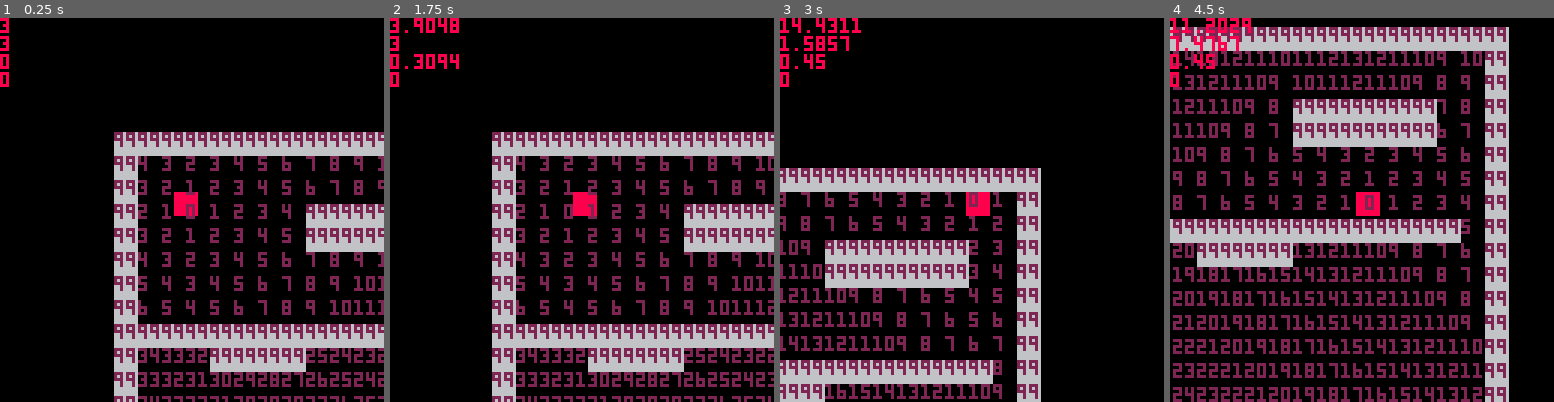
Above: before the commit, frames 1-4 (left to right).
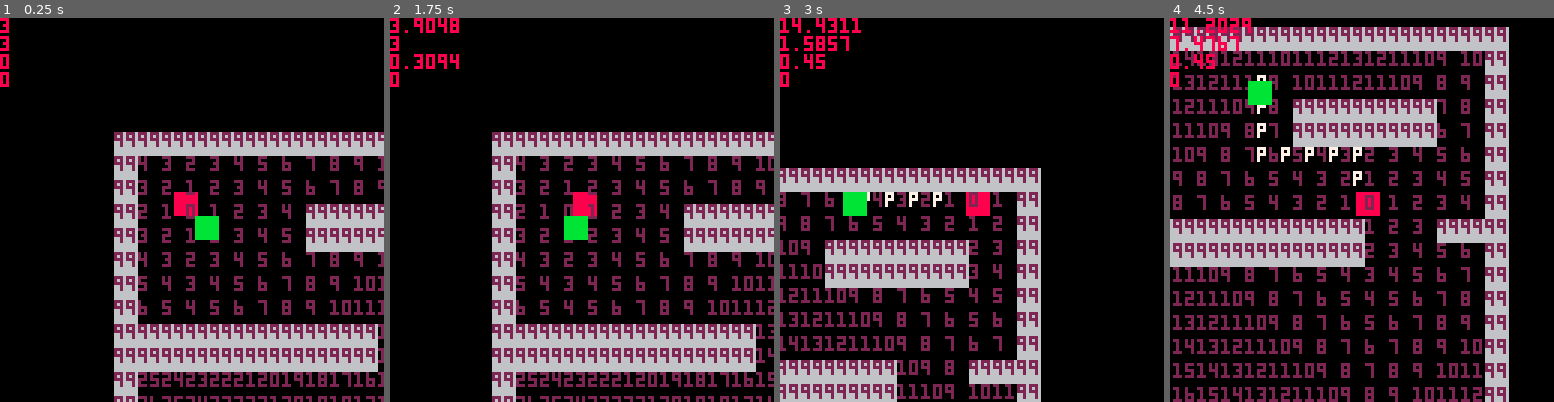
Above: after the commit, the same moments.

Repository: TripleADC/ZombiePico8
Game: PICO-8 cartridge zom8.p8
Two runs of this game, one before a commit and one after it. Both use one fixed random seed, a clock stepped at 60 frames per second and the inputs below.
Inputs:
- Up to frame 1 (0.25 s): no input
- Up to frame 2 (1.75 s): hold Right from 1.6 s (still down)
- Up to frame 3 (3 s): release Right at 2.1 s; hold Up 2.15-2.42 s; hold Right from 2.47 s (still down)
- Up to frame 4 (4.5 s): release Right at 3.03 s; hold Left 3.08-3.58 s; hold Down 3.63-3.97 s; hold Right from 4.02 s (still down)

The runs differ from the first frame. In frame 1, 3.0% of the frame differs, in the area x 35-100%, y 51-100%; in frame 2, 3.2%; in frame 3, 2.8%; in frame 4, 9.8%, in the area x 0-83%, y 14-100%.

Commit message:
Added enemy pathfinding using Djikstra

Diff:
--- a/zom8.p8
+++ b/zom8.p8
@@ -14,6 +14,7 @@
 
     --enemies init
     zombies={}
+    make_zombie(4,4)
 
     --map init
     m=make_map()
@@ -59,8 +60,8 @@
 
     --zombie
 	for zombie in all(zombies) do
-		zombie:control(p)
-		zombie:update(p)
+        zombie:getPath()
+		zombie:control()
 	end
 end
 -->8
@@ -139,47 +140,56 @@
 		h=0.45,
 		dx=0,
 		dy=0,
-		max_dx=0.1,
-		max_dy=0.1,
+		max_dx=0.2,
+		max_dy=0.2,
 		accel=0.1,
-
-		control=function(self,a)
-			if self.x > a.x+0.5 then
-				self.dx-=self.accel
-			elseif self.x < a.x-0.5 then
-				self.dx+=self.accel
-			else
-				self.dx=0
-			end
-
-			if self.y > a.y+0.5 then
-				self.dy-=self.accel
-			elseif self.y < a.y-0.5 then
-				self.dy+=self.accel
-			else
-				self.dy=0
-			end
-
-			self.dx=mid(-self.max_dx,self.dx,self.max_dx)
-			self.dy=mid(-self.max_dy,self.dy,self.max_dy)
+        pathToP={},
+
+        getPath=function(self)
+            self.pathToP = pathfind(self)
+        end,
+
+		control=function(self)
+            if #self.pathToP > 0 then
+                local nextTile = self.pathToP[#self.pathToP]  -- Get the next tile in the path
+
+                if flr(self.x) < nextTile.x then
+                    self.dx += self.accel
+                elseif flr(self.x) > nextTile.x then
+                    self.dx -= self.accel
+                end
+
+                if flr(self.y) < nextTile.y then
+                    self.dy += self.accel
+                elseif flr(self.y) > nextTile.y then
+                    self.dy -= self.accel
+                end
+
+                -- ensures player doesnt exceed max dx or dy in any direction
+                self.dx=mid(-self.max_dx, self.dx, self.max_dx)
+                self.dy=mid(-self.max_dy, self.dy, self.max_dy)
+
+                -- Check if the zombie has reached the next tile
+                if flr(self.x) == nextTile.x and flr(self.y) == nextTile.y then
+                    del(path)  -- Remove the reached tile from the path
+                else
+                    --map collide
+                    if not solid_area(self.x+self.dx,self.y,self.w,self.h) then
+                        self.x+=self.dx
+                    end
+
+                    if not solid_area(self.x,self.y+self.dy,self.w,self.h) then
+                        self.y+=self.dy
+                    end
+                end
+            end
 		end,
 
-		update=function(self,a)
-		    --map collide
-			if not solid_area(self.x+self.dx,self.y,self.w,self.h) then
-				self.x+=self.dx
-			else
-				self.dx=0
-			end
-
-			if not solid_area(self.x,self.y+self.dy,self.w,self.h) then
-				self.y+=self.dy
-			else
-				self.dy=0
-			end
-		end,
-
 		draw=function(self)
+            for t in all(self.pathToP) do
+                print("p", t.x*8, t.y*8, 7)
+            end
+
 			spr(self.sp,(self.x*8)-4,(self.y*8)-4)
 		end
 		})
@@ -209,7 +219,8 @@
   [0] = {x = -1, y = 0},
   [1] = {x = 1, y = 0},
   [2] = {x = 0, y = -1},
-  [3] = {x = 0, y = 1}
+  [3] = {x = 0, y = 1},
+  [4] = {x = 0, y = 0}
 }
 
 function make_map()
@@ -236,6 +247,44 @@
             print(m[j][i],i*8,j*8,2)
         end
     end
+end
+
+function pathfind(t)
+    local min = m[flr(t.y)][flr(t.x)]
+    local save_ax = flr(t.x)
+    local save_ay = flr(t.y)
+
+    -- base case
+    if min <= 1 then
+        return {x = t.x, y = t.y}
+    end
+
+    for i=0, 3 do
+        -- check adjacent tiles in the cardinal directions
+        local d = key_direction[i]
+
+        -- True "position" of tile in m[x][y] looking in every direction
+        local ax = flr(t.x) + d.x    -- d.x looks left or right
+        local ay = flr(t.y) + d.y    -- d.y looks up or down
+
+        -- if the adjacent tile is passable and hasn't yet been traversed (i.e. distance is 9999)
+        if not solid(ax, ay) and m[ay][ax] < min then
+            min = m[ay][ax]
+            save_ax = ax
+            save_ay = ay
+        end
+    end
+
+    local tile = {
+        x = save_ax,
+        y = save_ay
+    }
+
+    local path = pathfind(tile)
+
+    add(path, tile)
+
+    return path
 end
 
 function distmap()
@@ -340,8 +389,8 @@
 0200000000000000000000000000000002000000000000000000000000000000000000000000000000000000000000000000000000000000000000000000000000000000000000000000000000000000000000000000000000000000000000000000000000000000000000000000000000000000000000000000000000000000
 0200000000000000000000000000000002000000000000000000000000000000000000000000000000000000000000000000000000000000000000000000000000000000000000000000000000000000000000000000000000000000000000000000000000000000000000000000000000000000000000000000000000000000
 0200000000000000000000000000000002000000000000000000000000000000000000000000000000000000000000000000000000000000000000000000000000000000000000000000000000000000000000000000000000000000000000000000000000000000000000000000000000000000000000000000000000000000
-0202020202020202020202020202020002000000000000000000000000000000000000000000000000000000000000000000000000000000000000000000000000000000000000000000000000000000000000000000000000000000000000000000000000000000000000000000000000000000000000000000000000000000
-0200000002020202000000000000000002000000000000000000000000000000000000000000000000000000000000000000000000000000000000000000000000000000000000000000000000000000000000000000000000000000000000000000000000000000000000000000000000000000000000000000000000000000
+0202020202020202020202000000020202000000000000000000000000000000000000000000000000000000000000000000000000000000000000000000000000000000000000000000000000000000000000000000000000000000000000000000000000000000000000000000000000000000000000000000000000000000
+0202020202020202020202000000000002000000000000000000000000000000000000000000000000000000000000000000000000000000000000000000000000000000000000000000000000000000000000000000000000000000000000000000000000000000000000000000000000000000000000000000000000000000
 0200000000000000000000000000000002000000000000000000000000000000000000000000000000000000000000000000000000000000000000000000000000000000000000000000000000000000000000000000000000000000000000000000000000000000000000000000000000000000000000000000000000000000
 0200000000000000000000000000000002000000000000000000000000000000000000000000000000000000000000000000000000000000000000000000000000000000000000000000000000000000000000000000000000000000000000000000000000000000000000000000000000000000000000000000000000000000
 0200000000000000000000000000000002000000000000000000000000000000000000000000000000000000000000000000000000000000000000000000000000000000000000000000000000000000000000000000000000000000000000000000000000000000000000000000000000000000000000000000000000000000
